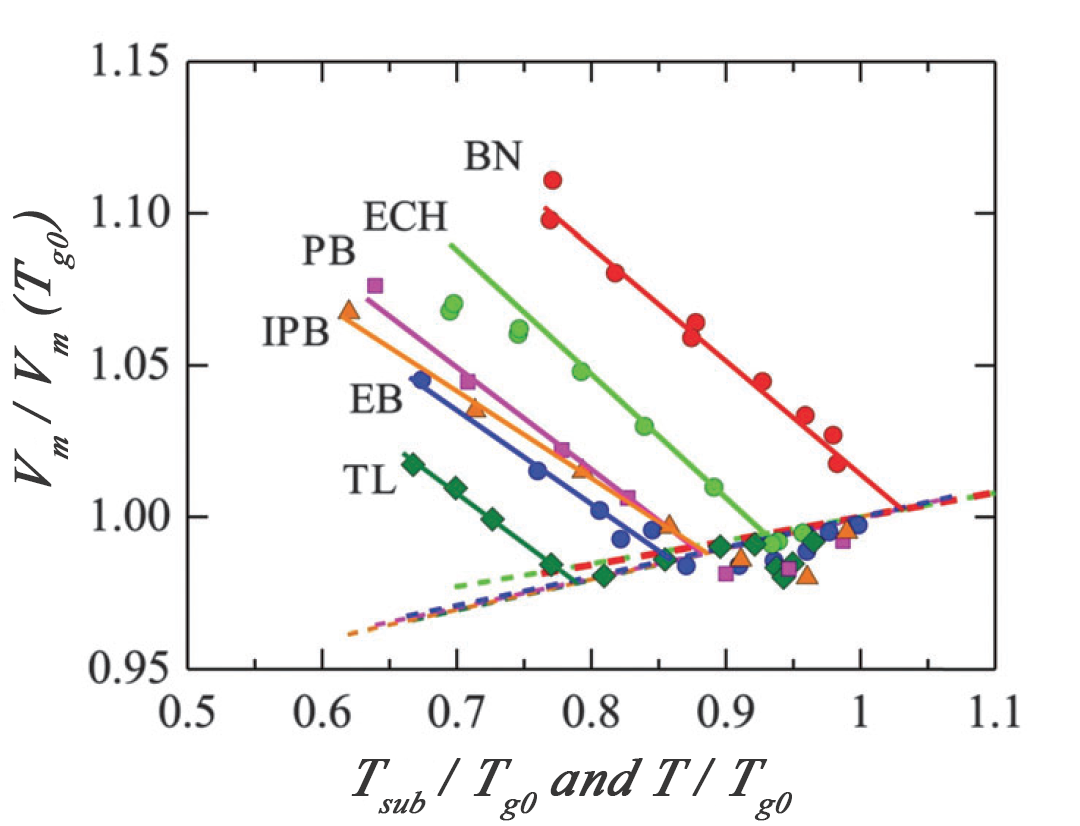
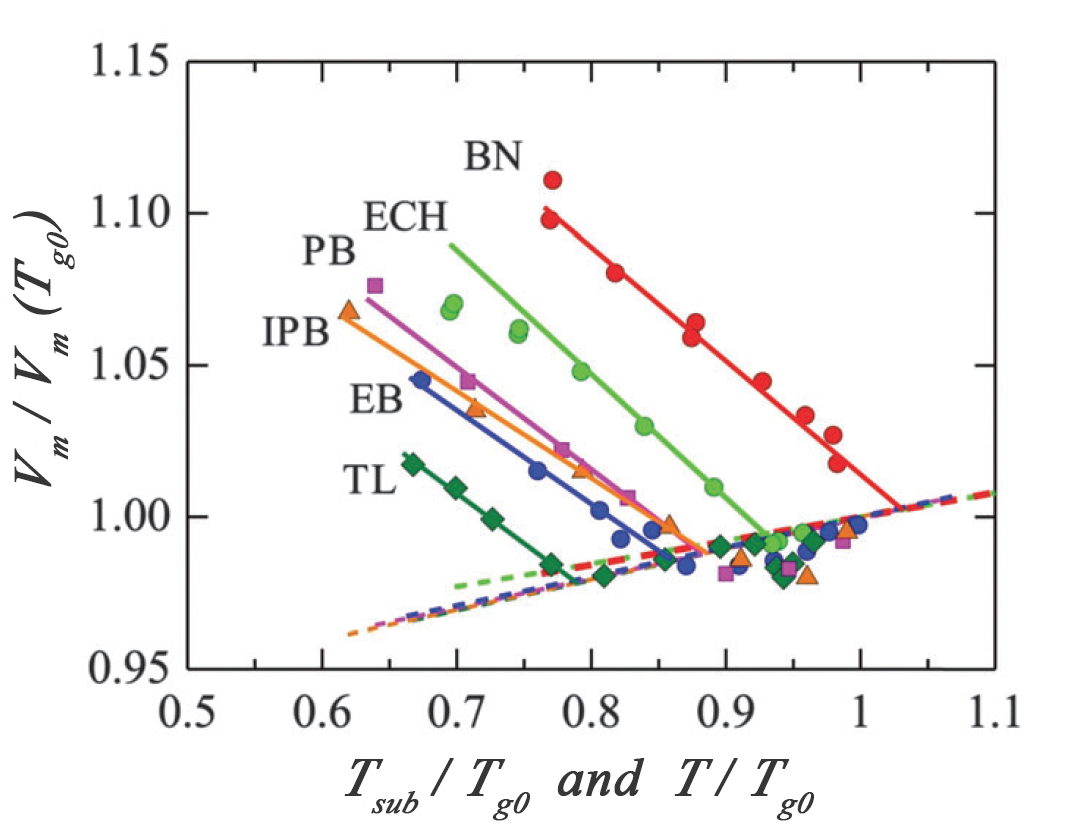
Layers edited between the first and the second 1080 x 826 image:
painted on "Tsub / Tg0 and T / Tg0" over [344, 758, 814, 821]
